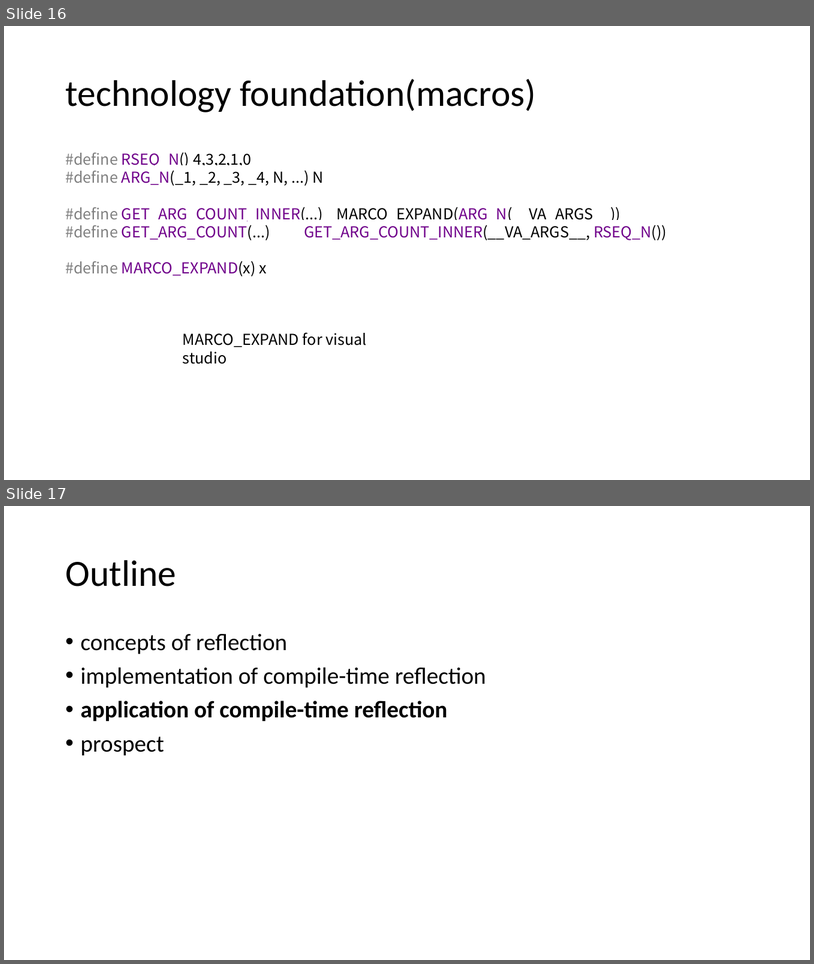
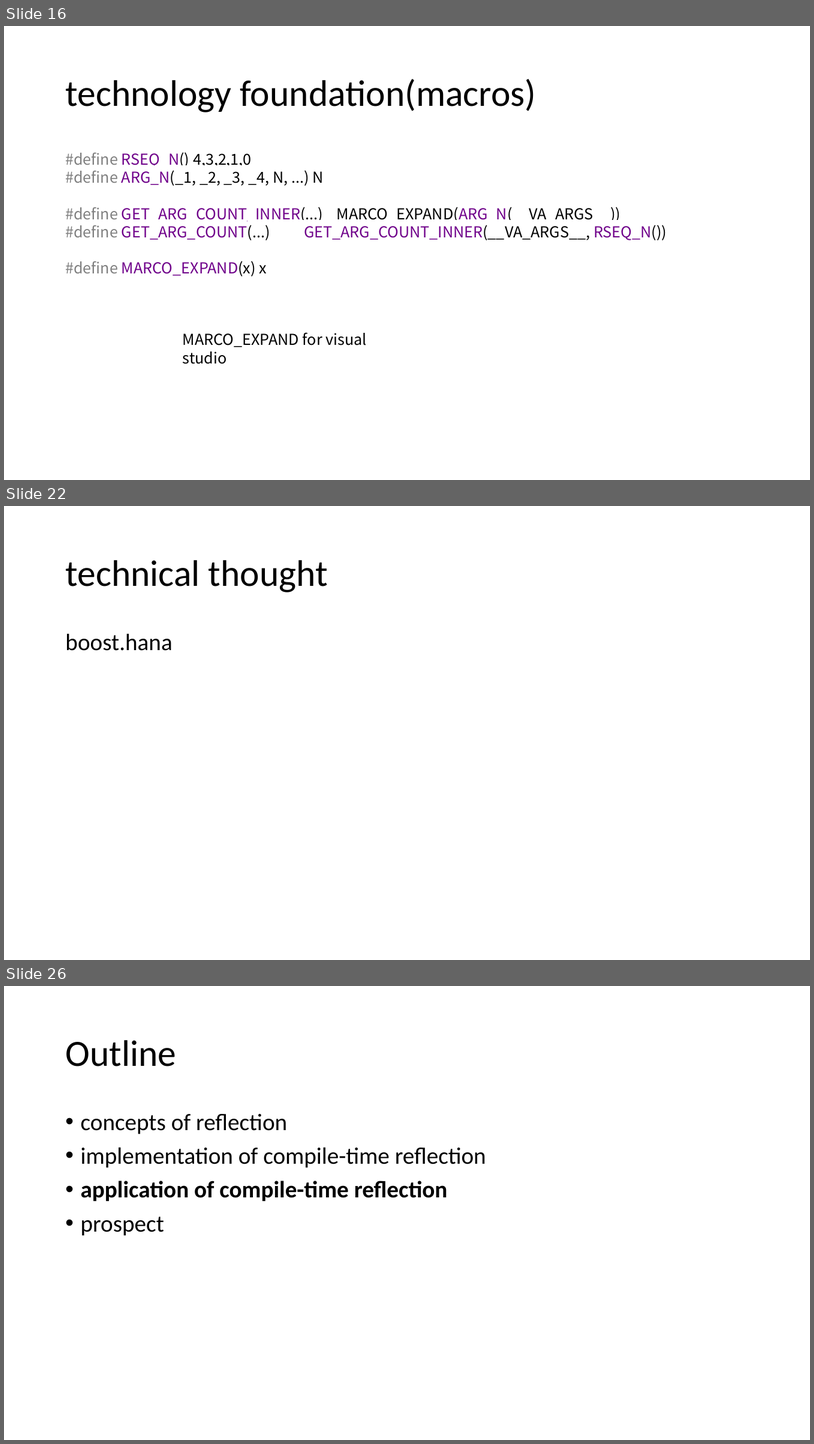
Before and after one commit to qicosmos/cppcon2017, a slide deck: cppcon2017.pptx. Shown one above the other, each under a label of ours: slides 16 and 17 before the commit, slides 16, 22 and 26 after it; the slides between them are not shown. The pictures are 814x964 and 814x1444 pixels, drawn with LibreOffice and Linux fonts; fonts in the diff are those of the drawing. Boxes give left, top, right and bottom in pixels: in the first picture for what was removed or moved away, otherwise in the second. Text is boxed around its words. In the diff, an @@ line names an element or a change of style, - is before the commit and + after.

```diff
--- a/cppcon2017.pptx
+++ b/cppcon2017.pptx
@@ slide 22 added at (x1=4, y1=506, x2=810, y2=960), background #FFFFFF @@
@@ title added at (x1=65, y1=560, x2=328, y2=592), 44 pt, text #000000 @@
+technical thought
@@ text added at (x1=65, y1=633, x2=172, y2=651), 28 pt, text #000000 @@
+boost.hana
@@ what was slide 17 is now slide 26 @@
```
Also in this commit, not shown: 1 slide changed, 8 other slides added.
